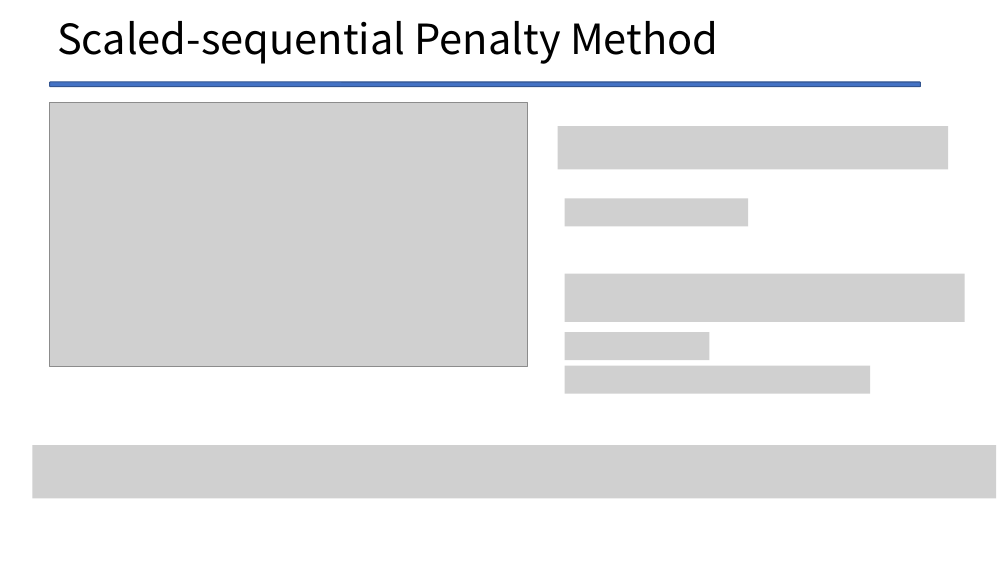
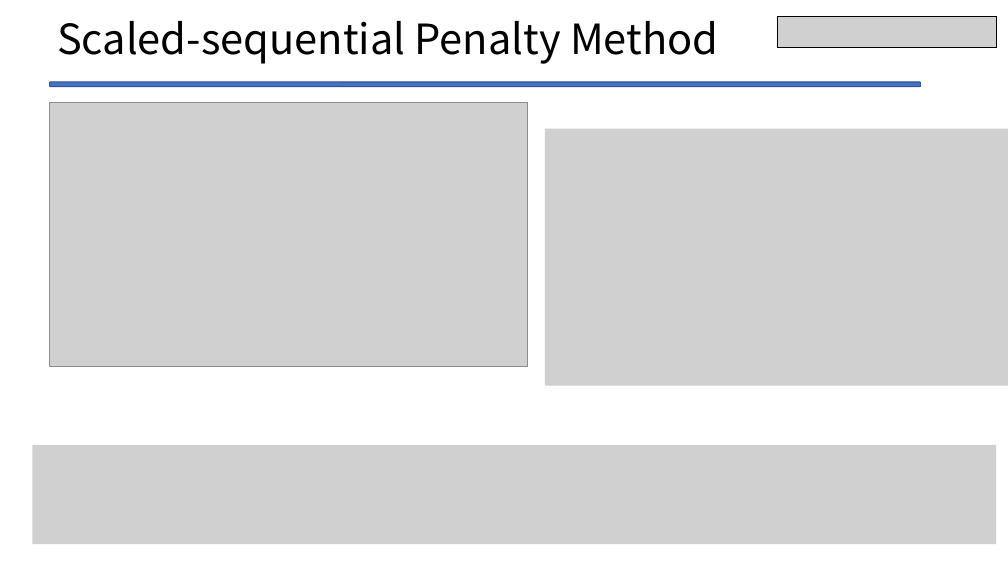
Before and after one commit to Legolas9999/zemi, a slide deck: slide 28 of lcj_ron_zemi2.pptx. Drawn at 1008x567 pixels with LibreOffice and Linux fonts; fonts in the diff are those of the drawing; grey boxes stand for pictures. Boxes give left, top, right and bottom in pixels: in the first picture for what was removed or moved away, otherwise in the second. Text is boxed around its words. In the diff, an @@ line names an element or a change of style, - is before the commit and + after.

```diff
--- a/lcj_ron_zemi2.pptx
+++ b/lcj_ron_zemi2.pptx
@@ picture added at (777, 17, 997, 47) @@
@@ picture added at (545, 129, 1008, 386) @@
@@ picture removed at (557, 126, 948, 169) @@
@@ picture removed at (565, 198, 749, 226) @@
@@ picture removed at (565, 274, 965, 322) @@
@@ picture removed at (565, 332, 709, 360) @@
@@ picture removed at (565, 366, 870, 394) @@
@@ picture: place and size @@
-picture at (33, 445, 997, 499)
+picture at (33, 445, 997, 544)
```
Also in this commit, not shown: 16 other slides changed, 4 slides added, 5 other files.
